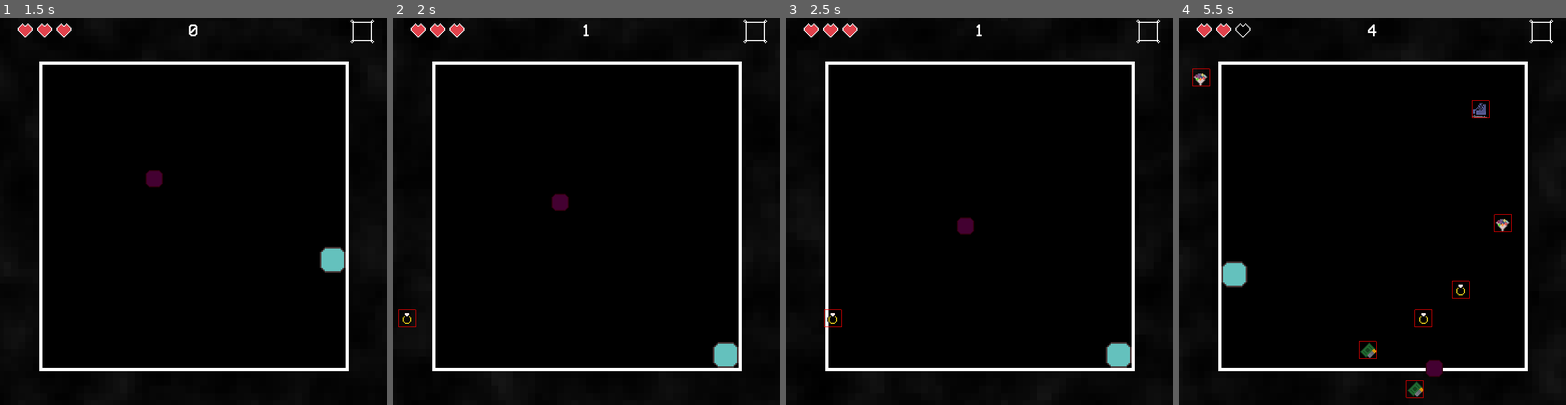
Above: before the commit, frames 1-4 (left to right).
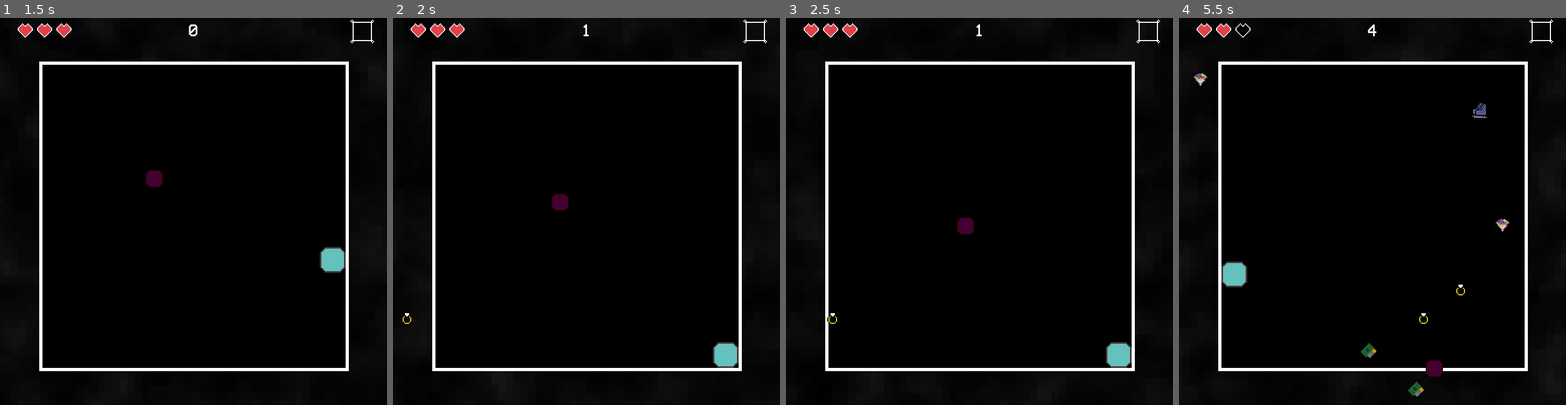
Above: after the commit, the same moments.

Repository: NathanPip/only-one
Game: Godot game, scene res://scenes/game.tscn
Same seed, same stepped clock (60 frames per second), same inputs: the game is played once before the commit and once after it. The engine's default icon, where the game draws it, is replaced by a stand-in: a white triangle on a blue panel in a dark square.
Inputs:
- Up to frame 1 (1.5 s): tap Space (action) at 0.5, 1.35 s; hold D (move_right) 0.53-1.28 s; hold Space (action) 0.53-1.28 s; hold S (move_down) from 1.28 s (still down)
- Up to frame 2 (2 s): keep holding S (move_down)
- Up to frame 3 (2.5 s): release S (move_down) at 2.03 s; hold D (move_right) from 2.03 s (still down); hold Space (action) from 2.03 s (still down)
- Up to frame 4 (5.5 s): release D (move_right) at 2.78 s; release Space (action) at 2.78 s; hold W (move_up) 2.78-3.53 s; tap Space (action) at 2.85, 4.35 s; hold Space (action) 3.53-4.28 s; hold A (move_left) 3.53-5.03 s; hold S (move_down) from 5.03 s (still down); hold Space (action) from 5.03 s (still down)

Frame 1 is identical in both runs. In frame 2, less than 0.1% of the frame differs, in the area x 1-6%, y 75-80%; in frame 3, less than 0.1%; in frame 4, 0.2%, in the area x 3-86%, y 13-99%.

Commit message:
music fade in with score

Diff:
--- /dev/null
+++ b/default_bus_layout.tres
@@ -0,0 +1,21 @@
+[gd_resource type="AudioBusLayout" format=3 uid="uid://cigxq8ka1nesv"]
+
+[resource]
+bus/1/name = &"Music"
+bus/1/solo = false
+bus/1/mute = false
+bus/1/bypass_fx = false
+bus/1/volume_db = 0.0
+bus/1/send = &"Master"
+bus/2/name = &"Hype"
+bus/2/solo = false
+bus/2/mute = false
+bus/2/bypass_fx = false
+bus/2/volume_db = 0.0
+bus/2/send = &"Music"
+bus/3/name = &"Piano"
+bus/3/solo = false
+bus/3/mute = false
+bus/3/bypass_fx = false
+bus/3/volume_db = 0.0
+bus/3/send = &"Music"
--- a/scenes/game.tscn
+++ b/scenes/game.tscn
@@ -1,14 +1,19 @@
-[gd_scene load_steps=26 format=3 uid="uid://dbv0sfajek4yy"]
+[gd_scene load_steps=31 format=3 uid="uid://dbv0sfajek4yy"]
 
 [ext_resource type="PackedScene" uid="uid://dywcwocgiu6xa" path="res://scenes/player.tscn" id="1_4jkwy"]
+[ext_resource type="AudioStream" uid="uid://dxa0nmghjkrbl" path="res://sounds/gated_breath.mp3" id="1_qnb83"]
 [ext_resource type="Script" uid="uid://bwfuurc5n2f78" path="res://scripts/game.gd" id="1_yepdu"]
 [ext_resource type="Texture2D" uid="uid://do6therr0ir7b" path="res://sprites/icon.svg" id="2_6nrea"]
 [ext_resource type="Texture2D" uid="uid://cyxrq6elvvesr" path="res://sprites/game_area.png" id="2_iylc6"]
+[ext_resource type="Script" uid="uid://bfaittm8caky5" path="res://scripts/song_controls.gd" id="2_suyxu"]
+[ext_resource type="AudioStream" uid="uid://bg4bad7l2iqvx" path="res://sounds/fast_synth_beat.mp3" id="2_sww3w"]
 [ext_resource type="Script" uid="uid://dqsoql4t4daj8" path="res://resources/power_up_resource.gd" id="2_vtaks"]
 [ext_resource type="Resource" uid="uid://bimi2fbtuicjy" path="res://resources/invulnerable_res.tres" id="3_kvpfn"]
+[ext_resource type="AudioStream" uid="uid://004jeu4youep" path="res://sounds/heart_beat.mp3" id="3_suyxu"]
 [ext_resource type="Script" uid="uid://qtewlci5v3kf" path="res://resources/projectile_resource.gd" id="4_ca42v"]
-[ext_resource type="AudioStream" uid="uid://ck2k8mo21n2or" path="res://sounds/sad_one_new_mix.mp3" id="4_dinhu"]
 [ext_resource type="PackedScene" uid="uid://cyna54vcigls4" path="res://scenes/spawner_group.tscn" id="4_s716r"]
+[ext_resource type="AudioStream" uid="uid://bn0xc28xr4476" path="res://sounds/piano_loop.mp3" id="4_sgl2t"]
+[ext_resource type="AudioStream" uid="uid://bk5ed6o4fs3ed" path="res://sounds/main_chord_progression.mp3" id="5_qouja"]
 [ext_resource type="Resource" uid="uid://bhpqfnimvhmfu" path="res://resources/ex_projectile.tres" id="5_rysoc"]
 [ext_resource type="Resource" uid="uid://l7ywvykiwbfi" path="res://resources/invulnerable_projectile.tres" id="6_ssvqc"]
 [ext_resource type="Resource" uid="uid://4haov2c5asjb" path="res://resources/basic_projectile.tres" id="7_264po"]
@@ -32,17 +37,59 @@
 
 [node name="Node2D" type="Node2D"]
 
+[node name="Gated" type="AudioStreamPlayer" parent="."]
+stream = ExtResource("1_qnb83")
+volume_db = -80.0
+autoplay = true
+bus = &"Hype"
+parameters/looping = true
+script = ExtResource("2_suyxu")
+starting_db = -70.0
+score_start = 5.0
+score_limit = 25.0
+max_db = -10.0
+always_playing = false
+
+[node name="Fast_Synth" type="AudioStreamPlayer" parent="."]
+stream = ExtResource("2_sww3w")
+volume_db = -80.0
+autoplay = true
+bus = &"Hype"
+parameters/looping = true
+script = ExtResource("2_suyxu")
+starting_db = -40.0
+score_limit = 20.0
+max_db = -7.0
+always_playing = false
+
+[node name="Heart_Beat" type="AudioStreamPlayer" parent="."]
+stream = ExtResource("3_suyxu")
+autoplay = true
+bus = &"Music"
+parameters/looping = true
+script = ExtResource("2_suyxu")
+
+[node name="Piano_Loop" type="AudioStreamPlayer" parent="."]
+stream = ExtResource("4_sgl2t")
+volume_db = -65.009
+autoplay = true
+bus = &"Piano"
+parameters/looping = true
+script = ExtResource("2_suyxu")
+
+[node name="Main_Chord" type="AudioStreamPlayer" parent="."]
+stream = ExtResource("5_qouja")
+autoplay = true
+bus = &"Music"
+parameters/looping = true
+script = ExtResource("2_suyxu")
+
 [node name="Game" type="Node2D" parent="."]
 position = Vector2(0, -1)
 script = ExtResource("1_yepdu")
 power_up_resources = Array[ExtResource("2_vtaks")]([ExtResource("3_kvpfn")])
 projectile_resources = Array[ExtResource("4_ca42v")]([ExtResource("5_rysoc"), ExtResource("6_ssvqc"), ExtResource("7_264po")])
-
-[node name="AudioStreamPlayer" type="AudioStreamPlayer" parent="Game"]
-stream = ExtResource("4_dinhu")
-volume_db = -5.0
-autoplay = true
-parameters/looping = true
+powerup_wait_range = Vector2(10, 20)
 
 [node name="Sprite2D" type="Sprite2D" parent="Game"]
 modulate = Color(0.183242, 0.166597, 0.146242, 1)
@@ -240,6 +287,7 @@
 vertical_alignment = 1
 
 [node name="MainMenu" type="Control" parent="."]
+visible = false
 layout_mode = 3
 anchors_preset = 0
 offset_right = 721.0
--- a/scripts/ex.gd
+++ b/scripts/ex.gd
@@ -90,7 +90,8 @@
 
 	timer = get_node("Timer")
 	timer.timeout.connect(on_timer_end)
-	game_node = get_tree().get_root().get_node("Node2D").get_node("Game")
+	var main_node = get_tree().get_root().get_node("Node2D")
+	game_node = main_node.get_node("Game")
 	player_node = game_node.get_node("Player")
 	attack_point = pick_point()
 	Globals.reset_game.connect(reset)
--- a/scripts/globals.gd
+++ b/scripts/globals.gd
@@ -41,6 +41,20 @@
 var game_node: Game
 var game_over_node: Control
 var menu_node: Control
+var main_chord: MusicStream
+var piano_loop: MusicStream
+var heart_beat: MusicStream
+var fast_synth: MusicStream
+var gated: MusicStream
+var music_streams: Array[MusicStream]
+
+func update_music(streams: Array[MusicStream]):
+	for s in streams:
+		if score < s.score_start || s.always_playing:
+			continue
+		print(s.volume_db)
+		s.volume_db = s.starting_db + min(sqrt((score-s.score_start)/(s.score_limit-s.score_start)), 1) * (s.max_db-s.starting_db)
+
 
 func set_node_states():
 	game_node.set_process(game_state == GameStateEnum.PLAYING)
@@ -66,6 +80,7 @@
 	game_speed += delta/100
 	if game_state != GameStateEnum.PLAYING:
 		return
+	update_music(music_streams)
 	score += delta
 	if score >= next_second:
 		next_second += 1
@@ -74,9 +89,16 @@
 
 func _ready() -> void:
 	next_second = score + 1
-	game_node = get_tree().get_root().get_node("Node2D").get_node("Game")
-	game_over_node = get_tree().get_root().get_node("Node2D").get_node("GameOver")
-	menu_node = get_tree().get_root().get_node("Node2D").get_node("MainMenu")
+	var main_node = get_tree().get_root().get_node("Node2D")
+	game_node = main_node.get_node("Game")
+	game_over_node = main_node.get_node("GameOver")
+	menu_node = main_node.get_node("MainMenu")
+	main_chord = main_node.get_node("Main_Chord")
+	fast_synth = main_node.get_node("Fast_Synth")
+	piano_loop = main_node.get_node("Piano_Loop")
+	heart_beat = main_node.get_node("Heart_Beat")
+	gated = main_node.get_node("Gated")
+	music_streams = [main_chord, fast_synth, piano_loop, heart_beat, gated]
 	game_node.on_ready.connect(set_node_states)
 	game_over_node.on_ready.connect(set_node_states)
 	menu_node.on_ready.connect(set_node_states)
--- a/scripts/power_up_ui.gd
+++ b/scripts/power_up_ui.gd
@@ -5,6 +5,10 @@
 func set_powerup(tex: Texture2D):
 	power_up_tex.texture = tex
 
+func reset():
+	power_up_tex.texture = null
+
 func _ready() -> void:
 	power_up_tex = get_node("PowerUp_Texture")
 	Globals.change_powerup.connect(set_powerup)
+	Globals.reset_game.connect(reset)
--- a/scripts/projectile.gd
+++ b/scripts/projectile.gd
@@ -5,7 +5,7 @@
 @export var size: float = 16
 @export var fired: bool = false
 @export var type: Globals.projectile_type
-@export var debug: bool = true
+@export var debug: bool = false
 var direction: Vector2 = Vector2(1, 0)
 
 func _move(delta: float):
--- /dev/null
+++ b/scripts/song_controls.gd
@@ -0,0 +1,13 @@
+class_name MusicStream
+extends AudioStreamPlayer
+
+@export var starting_db: float = 0
+@export var score_start: float = 0
+@export var score_limit: float = 10
+@export var max_db: float = -8
+@export var always_playing: bool = true
+
+func _ready() -> void:
+	if always_playing:
+		return
+	volume_db = starting_db
Not shown, added: scripts/song_controls.gd.uid
Not shown, added: sounds/fast_synth_beat.mp3.import
Not shown, added: sounds/gated_breath.mp3.import
Not shown, added: sounds/heart_beat.mp3.import
Not shown, added: sounds/main_chord_progression.mp3.import
Not shown, added: sounds/piano_loop.mp3.import
Not shown, added: sounds/fast_synth_beat.mp3
Not shown, added: sounds/gated_breath.mp3
Not shown, added: sounds/heart_beat.mp3
Not shown, added: sounds/main_chord_progression.mp3
Not shown, added: sounds/piano_loop.mp3
